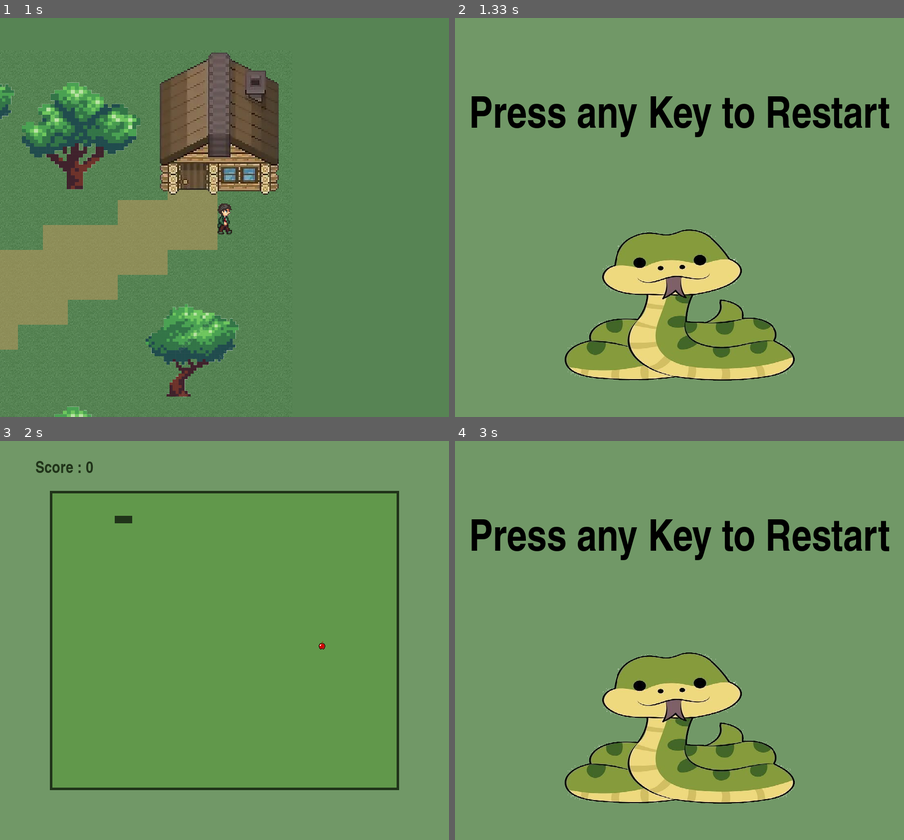
Above: before the commit, frames 1-4 (two rows, left to right).
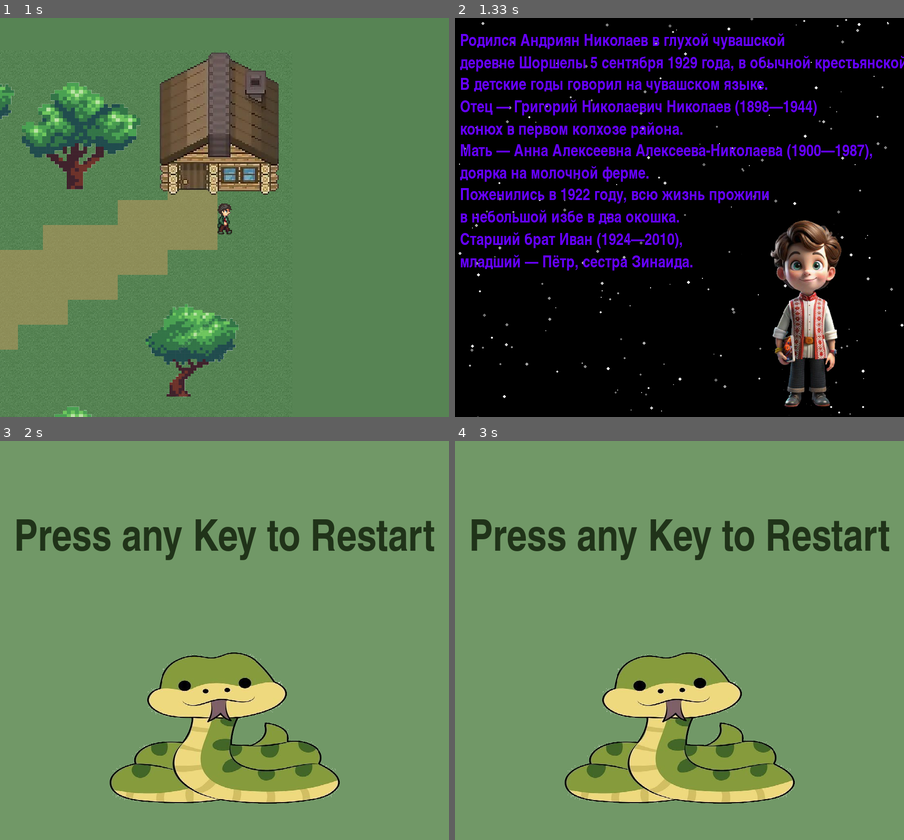
Above: after the commit, the same moments.

Repository: Anechka456/PyGame_project
Game: pygame game, started from start_window.py
Same seed, same stepped clock (60 frames per second), same inputs: the game is played once before the commit and once after it.
Inputs:
- Up to frame 1 (1 s): click "НАЧАТЬ ИГРУ" at 0.38 s; hold Right from 0.67 s (still down)
- Up to frame 2 (1.33 s): release Right at 1.13 s; hold Up from 1.17 s (still down)
- Up to frame 3 (2 s): release Up at 1.47 s; hold Right 1.5-1.97 s
- Up to frame 4 (3 s): hold Left 2-2.53 s; tap W at 2.57 s; click "Попробовать" at 2.95 s

Frame 1 is identical in both runs. In frame 2, 97% of the frame differs, in the area x 0-100%, y 0-100%; in frame 3, 60%; in frame 4, 3.0%.

Commit message:
добавил изменения

Diff:
--- a/Minigame_memory/lvl_memory.py
+++ b/Minigame_memory/lvl_memory.py
@@ -1,9 +1,83 @@
+import random
 import sys
 
 import pygame
 
 import Minigame_memory.memory
 import map
+from load_image import load_image
+
+
+def terminate():
+    pygame.quit()
+    sys.exit()
+
+
+def start_screen(screen):
+    intro_text = ["После армии Андриян Николаев",
+                  "решил продолжить обучение",
+                  "и стал курсантом школы воздушных стрелков",
+                  "действующей в Черниговском военном училище.",
+                  " Отучившись положенный срок,",
+                  "грамотный и дисциплинированный",
+                  "лётчик попал в Подмосковье.",
+                  "Его непосредственным ",
+                  "командиром и наставником",
+                  "стал легендарный ",
+                  "Александр Покрышкин.",
+                  "В 1968 году",
+                  "ему вручили диплом",
+                  "по специальности",
+                  "«Лётчик-инженер-космонавт»",
+                  ]
+
+    # Создание списка звезд
+    stars = []
+    for _ in range(200):
+        x = random.randint(0, 900)
+        y = random.randint(0, 800)
+        stars.append((x, y, random.randint(1, 3)))  # (x, y, размер)
+
+    def draw_stars():
+        """Функция рисует звезды"""
+        for star in stars:
+            x, y, size = star
+            # Случайное мерцание звезд
+            brightness = random.randint(100, 255)
+            pygame.draw.circle(screen, (brightness, brightness, brightness), (x, y), size)
+
+    def draw_text():
+        """Функция рисует текст"""
+        font = pygame.font.SysFont('impact', 30)
+        text_coord = 20
+        for line in intro_text:
+            string_rendered = font.render(line, 1, (102, 0, 255))
+            intro_rect = string_rendered.get_rect()
+            text_coord += 10
+            intro_rect.top = text_coord
+            intro_rect.x = 10
+            text_coord += intro_rect.height
+            screen.blit(string_rendered, intro_rect)
+
+    def draw_images():
+        """Функция вставляет картинку"""
+        images = pygame.transform.scale(load_image('images_memory/cat.png'), (300, 500))
+        screen.blit(images, (600, 300))
+
+
+    while True:
+        for event in pygame.event.get():
+            if event.type == pygame.QUIT:
+                terminate()
+            elif event.type == pygame.KEYDOWN or \
+                    event.type == pygame.MOUSEBUTTONDOWN:
+                return  # начинаем игру
+        screen.fill((0, 0, 0))
+        draw_stars()
+        draw_text()
+        draw_images()
+        pygame.display.flip()
+        pygame.time.delay(100)  # Задержка для изменения "мерцания"
 
 
 class LevelWindow:
@@ -47,14 +121,12 @@
 
             for event in pygame.event.get():
                 if event.type == pygame.QUIT:
-                    pygame.quit()
-                    sys.exit()
+                    terminate()
                 if event.type == pygame.MOUSEBUTTONDOWN:
                     if event.button == 1:
                         mouse_pos = event.pos
                         for button in self.buttons:
                             if button["rect"].collidepoint(mouse_pos):
-                                self.sound_click.play()
                                 # Обработка нажатия кнопки
                                 if button['text'] == '1 уровень':
                                     self.running = False
@@ -75,6 +147,9 @@
 def play_memory():
     pygame.init()
     running = True
+    size = width, height = 900, 800
+    screen = pygame.display.set_mode(size)
+    start_screen(screen)
     while running:
         for event in pygame.event.get():
             if event.type == pygame.QUIT:
--- a/Minigame_snake/snake.py
+++ b/Minigame_snake/snake.py
@@ -4,6 +4,74 @@
 
 from Minigame_snake.final_window import FinalWindowSnake
 from load_image import load_image
+
+
+def terminate():
+    pygame.quit()
+    sys.exit()
+
+
+def start_screen(screen):
+    intro_text = ["Родился Андриян Николаев в глухой чувашской",
+                  "деревне Шоршелы 5 сентября 1929 года, в обычной крестьянской семье.",
+                  "В детские годы говорил на чувашском языке.",
+                  "Отец — Григорий Николаевич Николаев (1898—1944)",
+                  "конюх в первом колхозе района.",
+                  "Мать — Анна Алексеевна Алексеева-Николаева (1900—1987),",
+                  "доярка на молочной ферме.",
+                  "Поженились в 1922 году, всю жизнь прожили",
+                  "в небольшой избе в два окошка.",
+                  "Старший брат Иван (1924—2010),",
+                  "младший — Пётр, сестра Зинаида."
+                  ]
+
+    # Создание списка звезд
+    stars = []
+    for _ in range(200):
+        x = random.randint(0, 900)
+        y = random.randint(0, 800)
+        stars.append((x, y, random.randint(1, 3)))  # (x, y, размер)
+
+    def draw_stars():
+        """Функция рисует звезды"""
+        for star in stars:
+            x, y, size = star
+            # Случайное мерцание звезд
+            brightness = random.randint(100, 255)
+            pygame.draw.circle(screen, (brightness, brightness, brightness), (x, y), size)
+
+    def draw_text():
+        """Функция рисует текст"""
+        font = pygame.font.SysFont('impact', 30)
+        text_coord = 20
+        for line in intro_text:
+            string_rendered = font.render(line, 1, (102, 0, 255))
+            intro_rect = string_rendered.get_rect()
+            text_coord += 10
+            intro_rect.top = text_coord
+            intro_rect.x = 10
+            text_coord += intro_rect.height
+            screen.blit(string_rendered, intro_rect)
+
+    def draw_images():
+        """Функция вставляет картинку"""
+        images = pygame.transform.scale(load_image('images_snake/Andreika.png'), (300, 500))
+        screen.blit(images, (550, 300))
+
+
+    while True:
+        for event in pygame.event.get():
+            if event.type == pygame.QUIT:
+                terminate()
+            elif event.type == pygame.KEYDOWN or \
+                    event.type == pygame.MOUSEBUTTONDOWN:
+                return  # начинаем игру
+        screen.fill((0, 0, 0))
+        draw_stars()
+        draw_text()
+        draw_images()
+        pygame.display.flip()
+        pygame.time.delay(100)  # Задержка для изменения "мерцания"
 
 
 class Food(pygame.sprite.Sprite):
@@ -16,7 +84,7 @@
         self.mask = pygame.mask.from_surface(self.image)
 
 
-class Snake_head(pygame.sprite.Sprite):
+class SnakeHead(pygame.sprite.Sprite):
     def __init__(self, group, pos_x, pos_y):
         super().__init__(group)
         self.image = pygame.Surface((15, 15))
@@ -35,13 +103,15 @@
         pygame.display.set_caption('Snake Game')
         self.screen = pygame.display.set_mode((self.frame_size_x, self.frame_size_y))
 
+        # rgb
         self.black = pygame.Color(0, 0, 0)
         self.white = pygame.Color(255, 255, 255)
         self.red = pygame.Color(255, 0, 0)
         self.dark_green = pygame.Color(32, 51, 25)
         self.blue = pygame.Color(0, 0, 255)
-
-        self.fps = pygame.time.Clock()
+        self.green = (0, 105, 0)
+
+        self.clock = pygame.time.Clock()
         self.food_sprites = pygame.sprite.Group()
         self.head_sprites = pygame.sprite.Group()
 
@@ -56,7 +126,7 @@
         self.food_image = pygame.transform.scale(load_image('images_snake/apple.png'), (20, 20))
         self.food_spawn = True
 
-        self.direction = 'RIGHT'
+        self.direction = 'RIGHT' # направление
         self.change_to = self.direction
 
         self.score = 0
@@ -65,6 +135,7 @@
         self.run()
 
     def show_score(self, color, font, size):
+        """Функция показывает результат"""
         score_font = pygame.font.SysFont(font, size)
         score_surface = score_font.render('Score : ' + str(self.score), True, color)
         score_rect = score_surface.get_rect()
@@ -72,11 +143,12 @@
         self.screen.blit(score_surface, score_rect)
 
     def draw(self):
+        """Функция рисует начальное окно"""
         self.screen.fill((113, 152, 103))
         image_snake = pygame.transform.scale(load_image('images_snake/snake.png'), (500, 550))
         self.screen.blit(image_snake, (200, 300, 100, 500))
         font = pygame.font.SysFont('impact', 80)
-        text = font.render("Press any Key to Restart", True, (0, 0, 0))
+        text = font.render("Press any Key to Restart", True, self.dark_green)
         rect = text.get_rect(center=(450, 200))
         self.screen.blit(text, rect)
 
@@ -84,8 +156,7 @@
         while self.running:
             for event in pygame.event.get():
                 if event.type == pygame.QUIT:
-                    pygame.quit()
-                    sys.exit()
+                    terminate()
                 # Управление кнопками
                 elif event.type == pygame.KEYDOWN:
                     if self.drawing:
@@ -129,8 +200,8 @@
                 # Рост змейки
                 self.snake_body.insert(0, list(self.snake_pos))
 
-                # Проверяем условия столкновения
-                head = Snake_head(self.head_sprites, self.snake_pos[0], self.snake_pos[1])
+                # Проверяем условия столкновения c яблоком
+                head = SnakeHead(self.head_sprites, self.snake_pos[0], self.snake_pos[1])
                 if pygame.sprite.collide_mask(head, self.apple):
                     self.score += 1
                     self.food_spawn = False
@@ -173,16 +244,18 @@
 
                 self.show_score(self.dark_green, 'impact', 30)
             pygame.display.flip()
-            self.fps.tick(self.speed)
+            self.clock.tick(self.speed)
 
 
 def play_snake():
     pygame.init()
     running = True
+    size = width, height = 900, 800
+    screen = pygame.display.set_mode(size)
+    start_screen(screen)
     while running:
         for event in pygame.event.get():
             if event.type == pygame.QUIT:
-                pygame.quit()
-                sys.exit()
+                terminate()
         Snake()
         pygame.display.flip()
